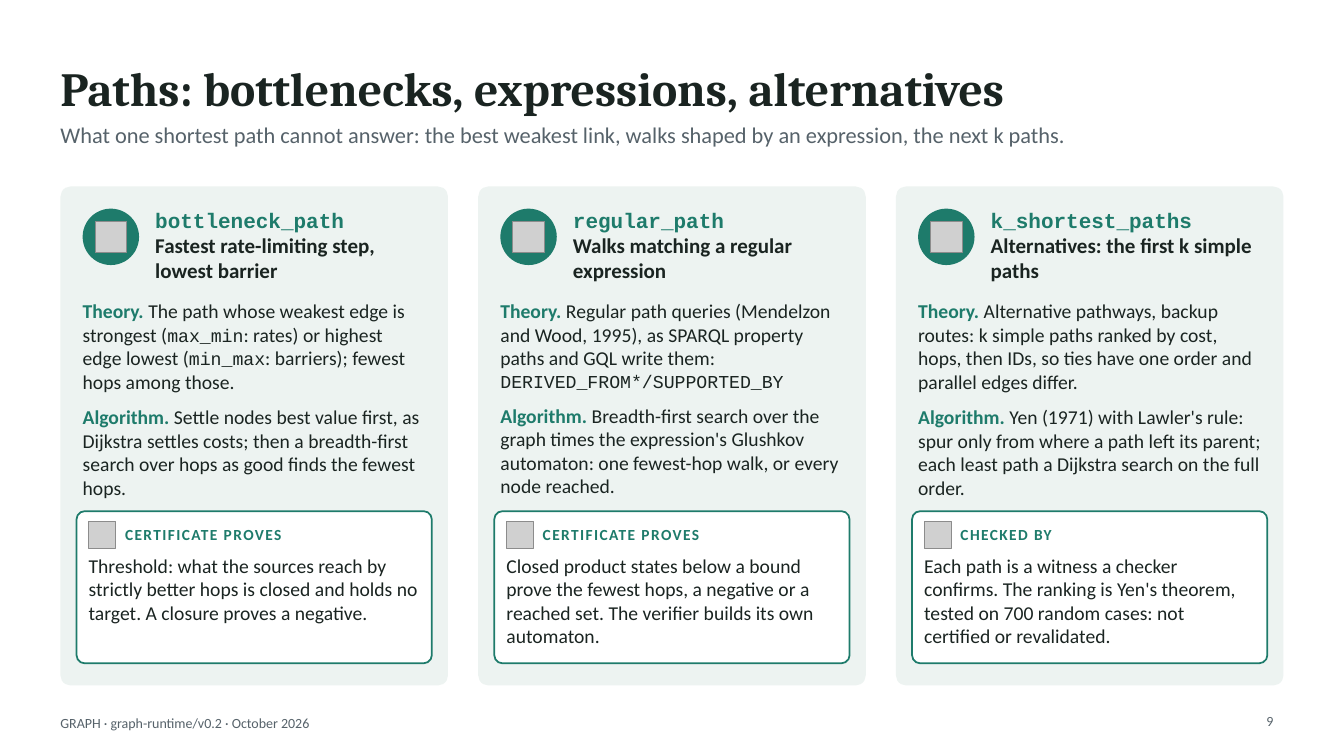
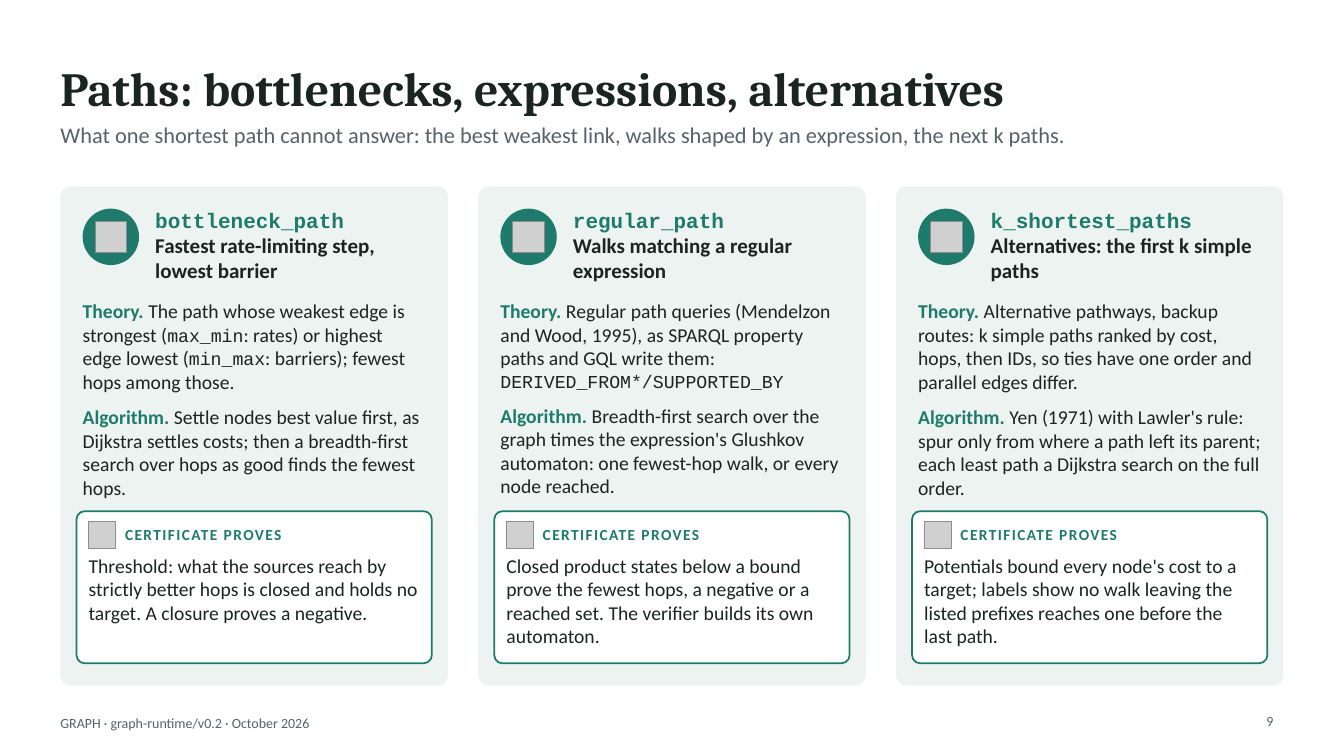
Before and after one commit to hlxin/graph, a slide deck: slide 9 of docs/GRAPH_slides.pptx. Drawn at 1344x756 pixels with LibreOffice and Linux fonts; fonts in the diff are those of the drawing; grey boxes stand for pictures. Boxes give left, top, right and bottom in pixels: in the first picture for what was removed or moved away, otherwise in the second. Text is boxed around its words. In the diff, an @@ line names an element or a change of style, - is before the commit and + after.

```diff
--- a/docs/GRAPH_slides.pptx
+++ b/docs/GRAPH_slides.pptx
@@ text at [960, 530, 1117, 540]: text changed @@
-CHECKED BY
+CERTIFICATE PROVES
@@ text at [924, 559, 1236, 646]: text changed @@
-Each path is a witness a checker confirms. The ranking is Yen's theorem, tested on 700 random cases: not certified or revalidated.
+Potentials bound every node's cost to a target; labels show no walk leaving the listed prefixes reaches one before the last path.
```
Also in this commit, not shown: 1 other slide changed, 1 other file.
